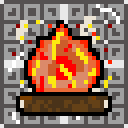
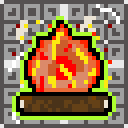
Layers edited between the first and the second 128 x 128 image:
painted on "Ognisko" over [12, 16, 116, 120]
